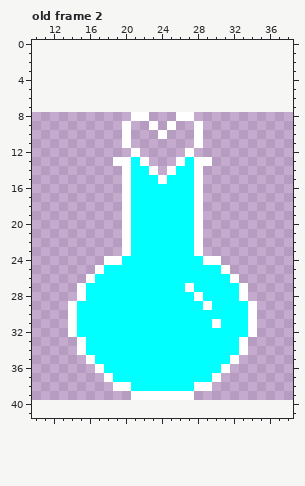
Pixel-art file: Assets/_Project/Sprites/potions-raw.aseprite. This is how it looked before the edit.
32x32 pixels, 3 frames. Shown: old frame 2: x 10..38, y 0..41. The old version is drawn lined up with the new one, on the new canvas. The commit also changed other frames, which this record leaves out.
The same view after the edit:
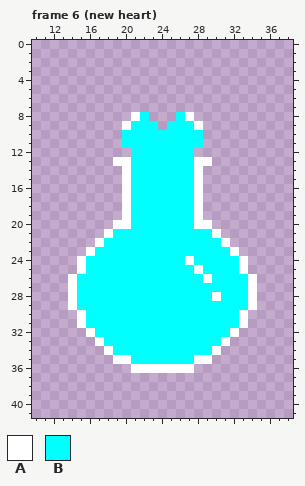
Palette (. is transparent): A #ffffff  B #00ffff
A new or re-ordered frame is compared with the old frame closest to it.
Difference:
{"change": "canvas 32x32 -> 48x48, the old top-left corner now at 8,8"}
{"change": "frames 3 -> 12"}
{"where": "frame 6 (new heart) is new; against old frame 2"}
{"frame":6,"y":8,"x":22,"old":"A","new":"B"}
{"frame":6,"y":8,"x":26,"old":"A","new":"B"}
{"frame":6,"y":9,"x":21,"old":"..A","new":"BBB"}
{"frame":6,"y":9,"x":25,"old":"A..","new":"BBB"}
{"frame":6,"y":10,"x":20,"old":"A...A...A","new":"BBBBBBBBB"}
{"frame":6,"y":11,"x":20,"old":"A.......A","new":"BBBBBBBBB"}
{"frame":6,"y":12,"x":21,"old":"A.....A","new":"BBBBBBB"}
{"frame":6,"y":13,"x":22,"old":"A...A","new":"BBBBB"}
{"frame":6,"y":14,"x":23,"old":"A.A","new":"BBB"}
{"frame":6,"y":15,"x":24,"old":"A","new":"B"}
{"frame":6,"y":20,"x":19,"old":".","new":"A"}
{"frame":6,"y":20,"x":29,"old":".","new":"A"}
{"frame":6,"y":21,"x":18,"old":"..A","new":"ABB"}
{"frame":6,"y":21,"x":28,"old":"A..","new":"BBA"}
{"frame":6,"y":22,"x":17,"old":"...A","new":"ABBB"}
{"frame":6,"y":22,"x":28,"old":"A...","new":"BBBA"}
{"frame":6,"y":23,"x":16,"old":"....A","new":"ABBBB"}
{"frame":6,"y":23,"x":28,"old":"A....","new":"BBBBA"}
{"frame":6,"y":24,"x":15,"old":"...AA","new":"ABBBB"}
{"frame":6,"y":24,"x":27,"old":"B","new":"A"}
{"frame":6,"y":24,"x":29,"old":"AA...","new":"BBBBA"}
{"frame":6,"y":25,"x":15,"old":"..A","new":"ABB"}
{"frame":6,"y":25,"x":28,"old":"B","new":"A"}
{"frame":6,"y":25,"x":31,"old":"A..","new":"BBA"}
{"frame":6,"y":26,"x":14,"old":"..A","new":"ABB"}
{"frame":6,"y":26,"x":29,"old":"B","new":"A"}
{"frame":6,"y":26,"x":32,"old":"A..","new":"BBA"}
{"frame":6,"y":27,"x":14,"old":".A","new":"AB"}
{"frame":6,"y":27,"x":27,"old":"A","new":"B"}
{"frame":6,"y":27,"x":33,"old":"A.","new":"BA"}
{"frame":6,"y":28,"x":14,"old":".A","new":"AB"}
{"frame":6,"y":28,"x":28,"old":"A","new":"B"}
{"frame":6,"y":28,"x":30,"old":"B","new":"A"}
{"frame":6,"y":28,"x":33,"old":"A.","new":"BA"}
{"frame":6,"y":29,"x":29,"old":"A","new":"B"}
{"frame":6,"y":30,"x":14,"old":"AB","new":".A"}
{"frame":6,"y":30,"x":33,"old":"BA","new":"A."}
{"frame":6,"y":31,"x":14,"old":"AB","new":".A"}
{"frame":6,"y":31,"x":30,"old":"A","new":"B"}
{"frame":6,"y":31,"x":33,"old":"BA","new":"A."}
{"frame":6,"y":32,"x":14,"old":"ABB","new":"..A"}
{"frame":6,"y":32,"x":32,"old":"BBA","new":"A.."}
{"frame":6,"y":33,"x":15,"old":"ABB","new":"..A"}
{"frame":6,"y":33,"x":31,"old":"BBA","new":"A.."}
{"frame":6,"y":34,"x":15,"old":"ABBB","new":"...A"}
{"frame":6,"y":34,"x":30,"old":"BBBA","new":"A..."}
{"frame":6,"y":35,"x":16,"old":"ABBBB","new":"...AA"}
{"frame":6,"y":35,"x":28,"old":"BBBBA","new":"AA..."}
{"frame":6,"y":36,"x":17,"old":"ABBBBBBBBBBBBBA","new":"....AAAAAAA...."}
{"frame":6,"y":37,"x":18,"old":"ABBBBBBBBBBBA","new":"............."}
{"frame":6,"y":38,"x":19,"old":"AABBBBBBBAA","new":"..........."}
{"frame":6,"y":39,"x":21,"old":"AAAAAAA","new":"......."}
